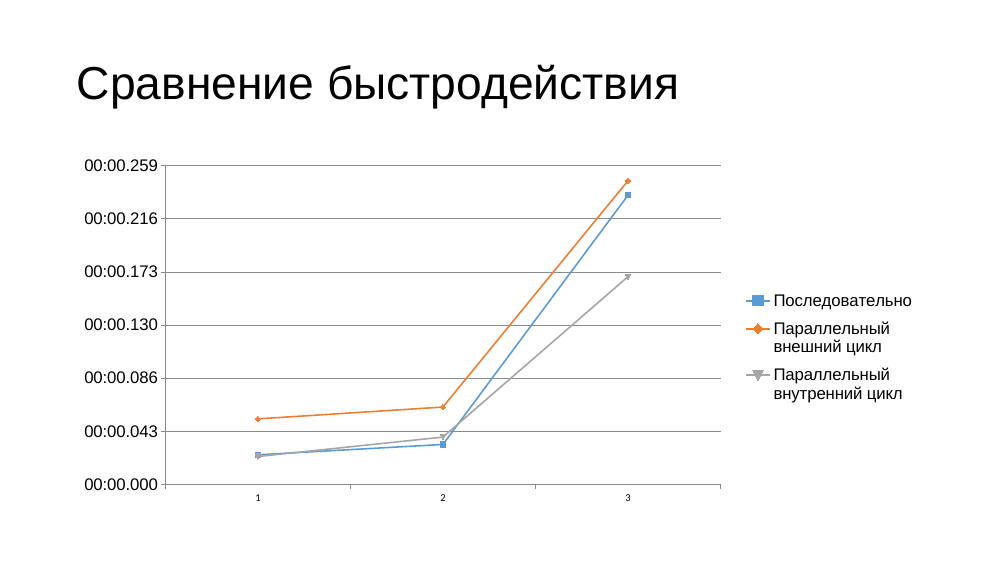
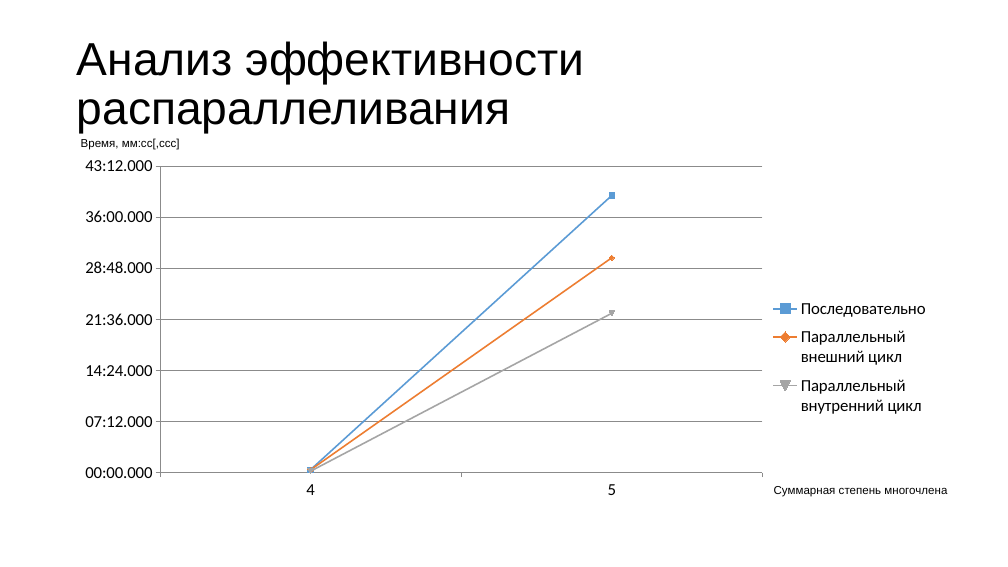
Before and after one commit to deathguard771/deathguard771, a slide deck: slide 18 of ПЗ/Sterlyagov_A_A.pptx (slide 10 before the commit). Drawn at 1008x567 pixels with LibreOffice and Linux fonts; fonts in the diff are those of the drawing. Boxes give left, top, right and bottom in pixels: in the first picture for what was removed or moved away, otherwise in the second. Text is boxed around its words. In the diff, an @@ line names an element or a change of style, - is before the commit and + after.

```diff
--- a/ПЗ/Sterlyagov_A_A.pptx
+++ b/ПЗ/Sterlyagov_A_A.pptx
@@ title at (x1=77, y1=41, x2=584, y2=134): text changed @@
-Сравнение быстродействия
+Анализ эффективности распараллеливания
@@ text added at (x1=81, y1=138, x2=180, y2=150), 11 pt, text #000000 @@
+Время, мм:сс[,ccc]
@@ line chart at (x1=70, y1=151, x2=939, y2=511) @@
-categories: 1, 2, 3
+categories: 4, 5
-Последовательно: 2.8e-07, 3.8e-07, 2.72e-06
+Последовательно: 0.0003, 0.0272
-Параллельный внешний цикл: 6.2e-07, 7.3e-07, 2.86e-06
+Параллельный внешний цикл: 0.0003, 0.0211
-Параллельный внутренний цикл: 2.6e-07, 4.4e-07, 1.95e-06
+Параллельный внутренний цикл: 0.0001, 0.0156
@@ legend changed @@
@@ category axis changed @@
@@ value axis changed @@
@@ plot area changed @@
@@ text added at (x1=774, y1=486, x2=947, y2=497), 11 pt, text #000000 @@
+Суммарная степень многочлена
```
Also in this commit, not shown: 7 other slides changed, 8 slides added, 1 slide removed, 7 other files.
